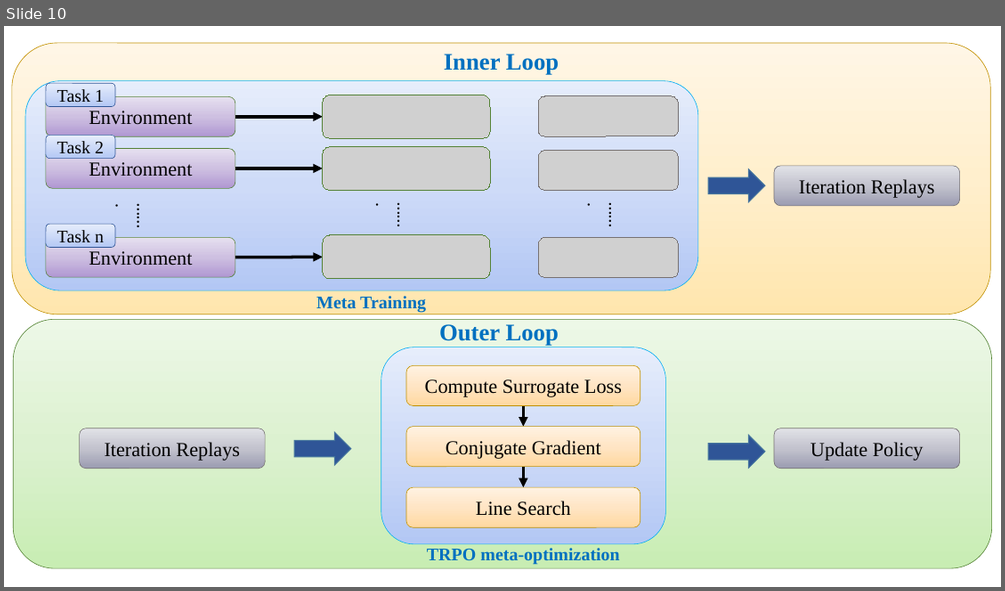
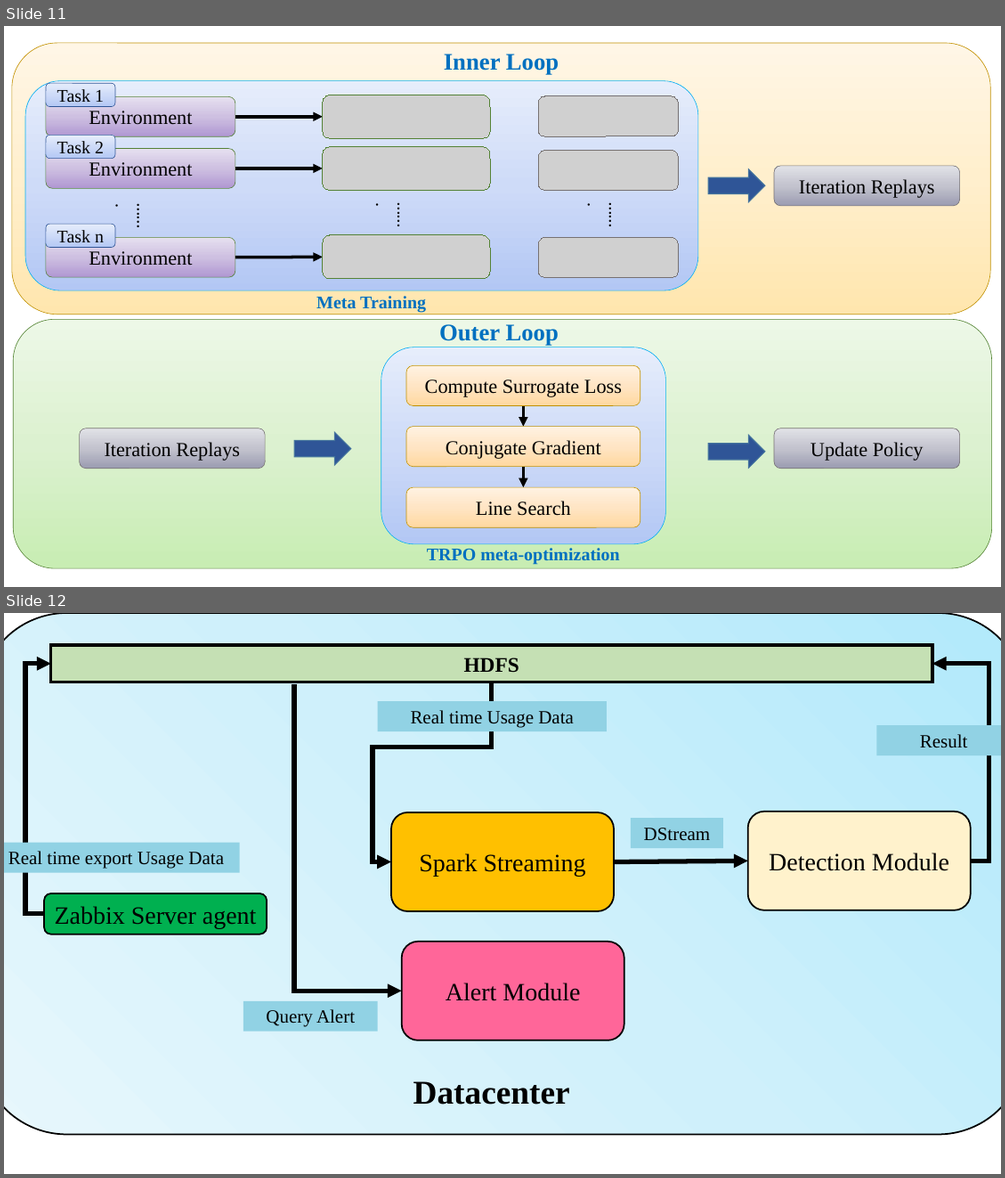
Before and after one commit to gitwetguy/paperwork, a slide deck: 3年計畫_素材.pptx. Shown one above the other, each under a label of ours: slide 10 before the commit, slides 11 and 12 after it. The pictures are 1005x591 and 1005x1178 pixels, drawn with LibreOffice and Linux fonts; fonts in the diff are those of the drawing; grey boxes stand for pictures. Boxes give left, top, right and bottom in pixels: in the first picture for what was removed or moved away, otherwise in the second. Text is boxed around its words. In the diff, an @@ line names an element or a change of style, - is before the commit and + after.

```diff
--- a/3年計畫_素材.pptx
+++ b/3年計畫_素材.pptx
@@ slide 12 added at (4, 613, 1001, 1174), background #FFFFFF @@
@@ rounded rectangle added at (4, 613, 1001, 1135), fill gradient #B2EAFB to #CFF1FC to #E7F7FD, outline #000000 1.5 pt @@
@@ elbow arrow added from (44, 914) to (51, 664), #000000 4.5 pt @@
@@ rectangle added at (51, 645, 933, 682), fill #C5E0B4, outline #000000 3 pt, 20 pt, text #000000, bold @@
+HDFS
@@ elbow arrow added from (971, 860) to (932, 664), #000000 4.5 pt @@
@@ elbow arrow added from (294, 684) to (402, 990), #000000 4.5 pt @@
@@ elbow arrow added from (492, 682) to (391, 862), #000000 4.5 pt @@
@@ rectangle added at (378, 701, 607, 731), fill #91D2E4, 18 pt, text #000000 @@
+Real time Usage Data
@@ rectangle added at (877, 725, 1001, 755), fill #91D2E4, 18 pt, text #000000 @@
+Result
@@ rounded rectangle added at (391, 812, 615, 911), fill #FFC000, outline #000000 1.5 pt, 24 pt, text #000000 @@
+Spark Streaming
@@ rectangle added at (631, 818, 723, 848), fill #91D2E4, 18 pt, text #000000 @@
+DStream
@@ rounded rectangle added at (748, 811, 971, 910), fill #FFF2CC, outline #000000 1.5 pt, 24 pt, text #000000 @@
+Detection Module
@@ rectangle added at (4, 843, 240, 873), fill #91D2E4, 18 pt, text #000000 @@
+Real time export Usage Data
@@ arrow added from (615, 862) to (748, 860), #000000 4.5 pt @@
@@ rounded rectangle added at (44, 893, 267, 933), fill #00B050, outline #000000 1.5 pt, 24 pt, text #000000 @@
+Zabbix Server agent
@@ rounded rectangle added at (402, 941, 624, 1040), fill #FF6699, outline #000000 1.5 pt, 24 pt, text #000000 @@
+Alert Module
@@ rectangle added at (243, 1001, 377, 1031), fill #91D2E4, 18 pt, text #000000 @@
+Query Alert
@@ text added at (413, 1081, 570, 1104), 32 pt, text #000000, bold @@
+Datacenter
@@ what was slide 10 is now slide 11 @@
```
Also in this commit, not shown: 3 slides changed, 3 other slides added, 14 other files.
